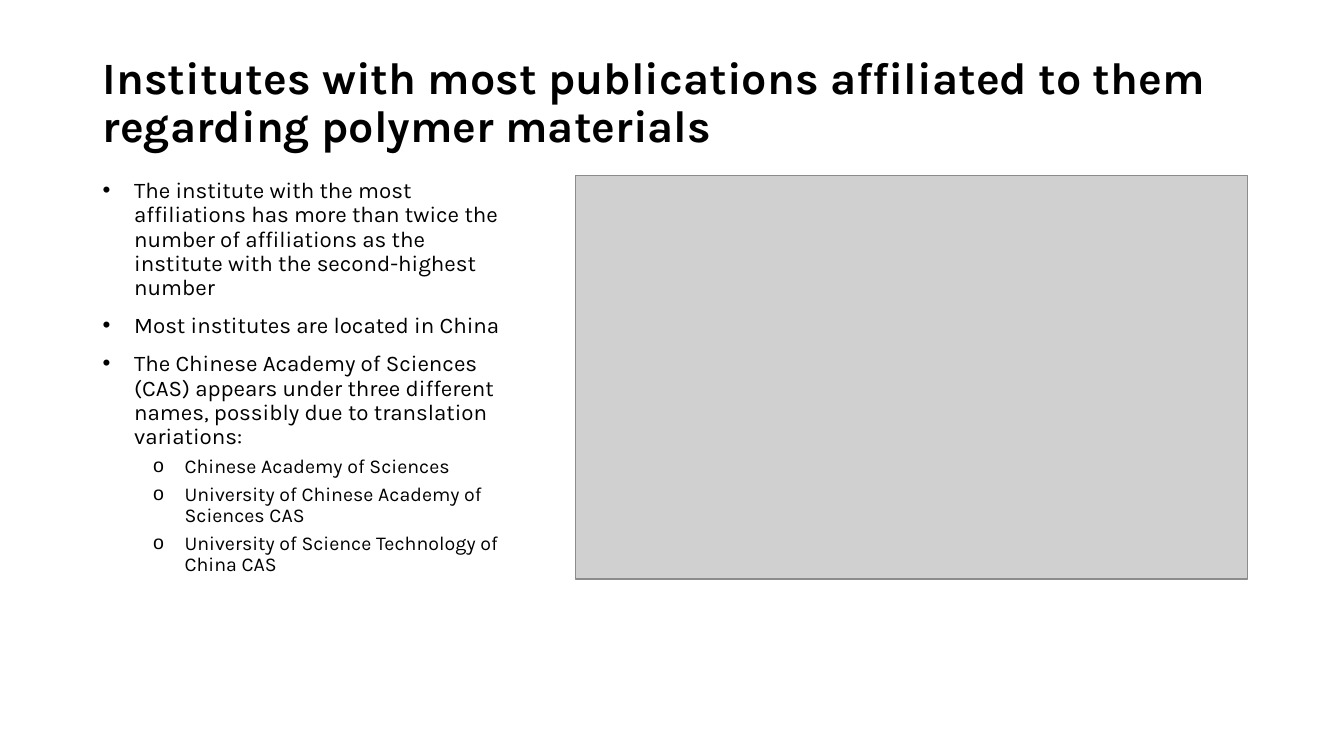
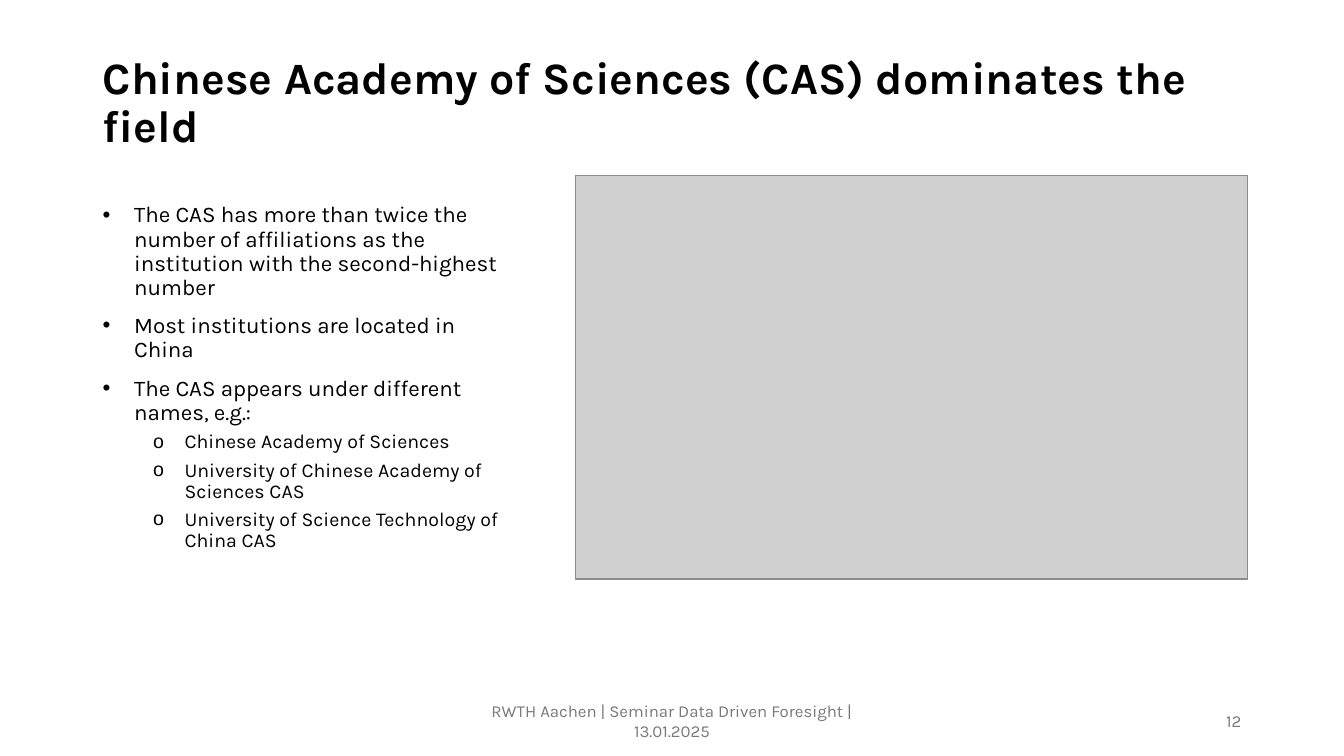
Before and after one commit to GMPuntigam/DataDrivenForesight, a slide deck: slide 12 of presentation/DataDrivenForesight.pptx (slide 13 before the commit). Drawn at 1344x756 pixels with LibreOffice and Linux fonts; fonts in the diff are those of the drawing; grey boxes stand for pictures. Boxes give left, top, right and bottom in pixels: in the first picture for what was removed or moved away, otherwise in the second. Text is boxed around its words. In the diff, an @@ line names an element or a change of style, - is before the commit and + after.

```diff
--- a/presentation/DataDrivenForesight.pptx
+++ b/presentation/DataDrivenForesight.pptx
@@ title at (x1=103, y1=60, x2=1185, y2=143): text changed @@
-Institutes with most publications affiliated to them regarding polymer materials
+Chinese Academy of Sciences (CAS) dominates the field
@@ text at (x1=134, y1=206, x2=497, y2=426): text changed @@
-• The institute with the most affiliations has more than twice the number of affiliations as the institute with the second-highest number
-• Most institutes are located in China
-• The Chinese Academy of Sciences (CAS) appears under three different names, possibly due to translation variations:
+• The CAS has more than twice the number of affiliations as the institution with the second-highest number
+• Most institutions are located in China
+• The CAS appears under different names, e.g.:
@@ text added at (x1=491, y1=705, x2=843, y2=737), 12 pt, text #797979 @@
+RWTH Aachen | Seminar Data Driven Foresight | 13.01.2025
@@ page number added at (x1=1226, y1=716, x2=1241, y2=727), 12 pt, text #797979 @@
+12
```
Also in this commit, not shown: 17 other slides changed, 3 slides added, 2 slides removed, 1 other file.
